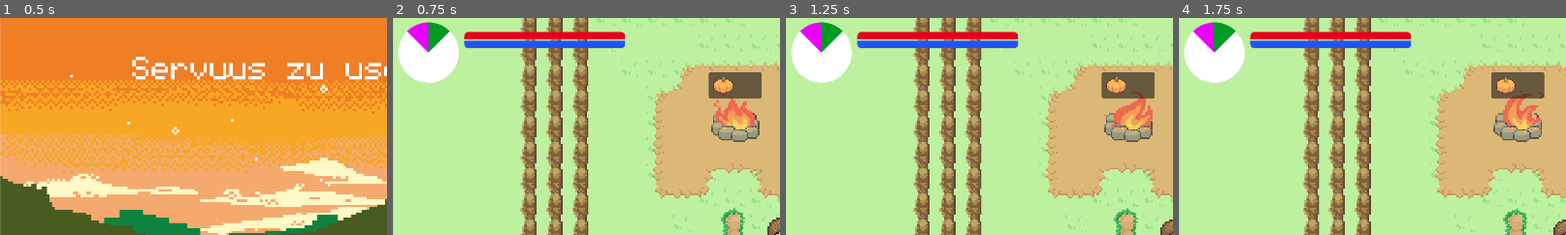
Above: before the commit, frames 1-4 (left to right).
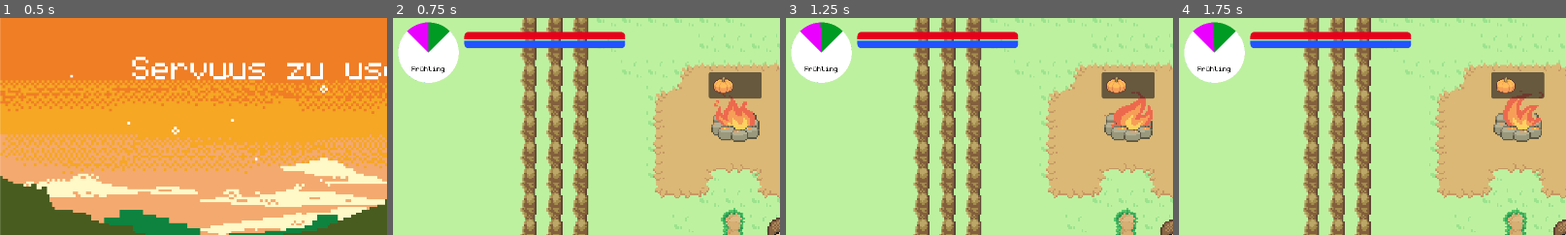
Above: after the commit, the same moments.

Repository: Herzmut-Games/hgj-2023
Game: Godot game, scene res://main_menu.tscn
The game is run twice, just before and just after one commit, with the same random seed, the same clock (stepped at 60 frames per second) and the same inputs.
Inputs:
- Up to frame 1 (0.5 s): no input
- Up to frame 2 (0.75 s): click "Start" at 0.5 s
- Up to frame 3 (1.25 s): no input
- Up to frame 4 (1.75 s): hold Right (ui_right) from 1.28 s (still down); tap Space (action) at 1.35 s
The pictures show only the part of the screen within x 0-50%, y 0-50%; the shares and areas given below are measured in that part.

Frame 1 is identical in both runs. In frame 2, 0.1% of the frame differs, in the area x 4-14%, y 22-26%; in frame 3, 0.1%; in frame 4, 0.1%.

Commit message:
Add season label to clock

Diff:
--- a/Clock.gd
+++ b/Clock.gd
@@ -1,33 +1,35 @@
 extends Node2D
 
-var seasons
+@onready var seasons = $Seasons
+@onready var season_label = $Label
+
 const ROTATION_SPEED = 3
-
-# Called when the node enters the scene tree for the first time.
-func _ready():
-	seasons = get_node("Seasons")
-
-	pass # Replace with function body.
-
 
 # Called every frame. 'delta' is the elapsed time since the previous frame.
 func _process(delta):
 	_season_progress(delta)
-	pass
 
 func _season_progress(delta):
 	seasons.rotation_degrees -= ROTATION_SPEED * delta
 
 	var rot = -1 * int(rad_to_deg( seasons.get_rotation())- 45.0) % 360
-
+	var next_season
 
 	if rot >= 0 and rot < 90:
-		Game.set_season(Game.Season.SPRING)
+		next_season = Game.Season.SPRING
 	elif rot >= 90 and rot < 180:
-		Game.set_season(Game.Season.SUMMER)
+		next_season = Game.Season.SUMMER
 	elif rot >= 180 and rot < 270:
-		Game.set_season(Game.Season.FALL)
+		next_season = Game.Season.FALL
 	elif rot >= 270 and rot < 360:
-		Game.set_season(Game.Season.WINTER)
+		next_season = Game.Season.WINTER
 
-	pass
+	Game.set_season(next_season)
+	season_label.text = _get_season_name(next_season)
+
+func _get_season_name(season):
+	match season:
+		Game.Season.SPRING: return "Frühling"
+		Game.Season.SUMMER: return "Sommer"
+		Game.Season.FALL: return "Herbst"
+		Game.Season.WINTER: return "Winter"
--- a/Clock.tscn
+++ b/Clock.tscn
@@ -1,8 +1,9 @@
-[gd_scene load_steps=4 format=3 uid="uid://d2swbw0kw3lee"]
+[gd_scene load_steps=5 format=3 uid="uid://d2swbw0kw3lee"]
 
 [ext_resource type="Script" path="res://Clock.gd" id="1_ruhwx"]
 [ext_resource type="Texture2D" uid="uid://bq87mbb0aanax" path="res://assets/clock.png" id="2_petdi"]
 [ext_resource type="Texture2D" uid="uid://b83b4lhqret7j" path="res://assets/clock_case.png" id="3_yqe6r"]
+[ext_resource type="FontFile" uid="uid://or1ir2y2kqgd" path="res://assets/monogram-extended.ttf" id="4_xgrws"]
 
 [node name="Clock" type="Node2D"]
 scale = Vector2(4, 4)
@@ -14,3 +15,14 @@
 [node name="Case" type="Sprite2D" parent="."]
 rotation = -0.785398
 texture = ExtResource("3_yqe6r")
+
+[node name="Label" type="Label" parent="."]
+offset_left = -160.0
+offset_top = 91.0
+offset_right = 158.0
+offset_bottom = 184.0
+theme_override_colors/font_color = Color(0, 0, 0, 1)
+theme_override_fonts/font = ExtResource("4_xgrws")
+theme_override_font_sizes/font_size = 91
+text = "Sommer"
+horizontal_alignment = 1
